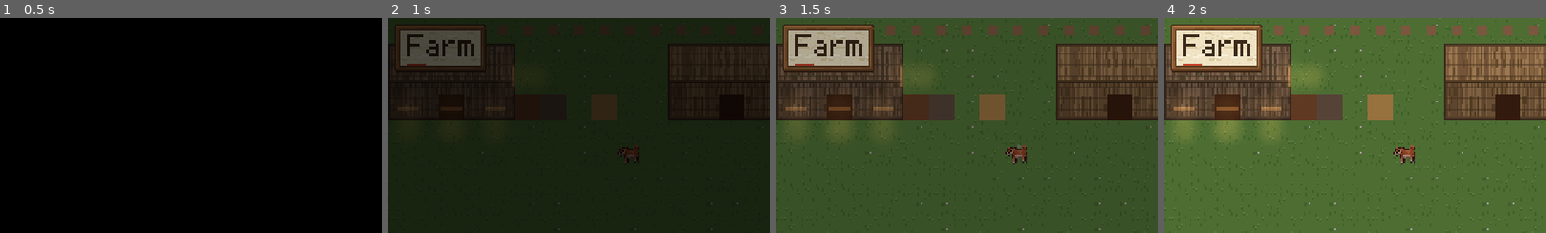
Above: before the commit, frames 1-4 (left to right).
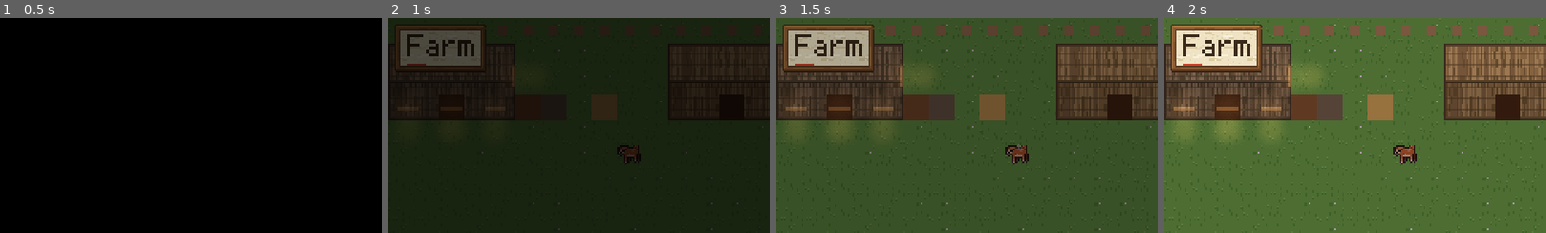
Above: after the commit, the same moments.

Repository: kitphon/son-of-harvest
Game: Godot game, scene res://scenes/main_2d.tscn
The game is run twice, just before and just after one commit, with the same random seed, the same clock (stepped at 60 frames per second) and the same inputs. This scene is started directly instead of the project's main scene.
Inputs (mouse positions are % of the whole screen's width and height, from its top left):
- Up to frame 1 (0.5 s): no input
- Up to frame 2 (1 s): tap Enter (ui_accept) at 0.5, 0.77 s; move the mouse to (72, 45) at 0.52 s; hold D (move_right) from 0.53 s (still down); hold F (eat) from 0.53 s (still down); click (72, 45) at 0.67 s; tap I (rucksack) at 0.8 s
- Up to frame 3 (1.5 s): tap Enter (ui_accept) at 1.07 s; release D (move_right) at 1.25 s; release F (eat) at 1.25 s; drag from (30, 55) to (45, 70) at 1.27 s
- Up to frame 4 (2 s): no input
The pictures show only the part of the screen within x 0-50%, y 0-50%; the shares and areas given below are measured in that part.

Frame 1 is identical in both runs. In frame 2, 0.1% of the frame differs, in the area x 60-67%, y 59-68%; in frame 3, 0.2%; in frame 4, 0.2%.

Commit message:
Animals' rim as thick and dark as the people's
The animals are drawn at twice the figures' pixel density, so their rim
was half as thick and lighter (rim_mix 0.4) than the people's. The rim
is now SCALE art pixels wide (one figure pixel) and pulled to the rim
colour by 0.6 like the figures'; the fine drawing inside is kept so the
faces stay clear. Shrinking the animals to the figures' pixels was tried
and dropped (the faces were lost). test_animals updated.

Agent: Claude Code (claude-opus-5-5)
Co-Authored-By: Claude Opus 5.5 <noreply@anthropic.com>

Diff:
--- a/data/animal_art.json
+++ b/data/animal_art.json
@@ -1,10 +1,10 @@
 {
-	"_note": "The farm animals' refined pixel art (AnimalArt; t …(519 unchanged characters)… stand in the figures' light; the rim is pulled less (0.4 against 0.6) because the animals' pixels are half the size and the pale hens and sheep should keep a soft grey edge, not a black one. `sick` dulls the body, head and leg co …(209 unchanged characters)…
+	"_note": "The farm animals' refined pixel art (AnimalArt; t …(519 unchanged characters)… stand in the figures' light; the rim is the figures' too: pulled as much (0.6) and SCALE art pixels wide, one figure pixel, so the animals' line weighs the same as the people's while the finer drawing inside keeps the faces clear. `sick` dulls the body, head and leg co …(209 unchanged characters)…
 	"tone": {"shade": 0.3, "lit": 0.22, "shade_tint": "24304a", "lit_tint": "fff0c8", "tint_mix": 0.14},
 	"skin_shade_tint": "8a3a30",
 	"deep": 0.55,
 	"rim": "1a1216",
-	"rim_mix": 0.4,
+	"rim_mix": 0.6,
 	"far_leg": 0.22,
 	"sick": {"grey": "8a8478", "mix": 0.28, "leg_mix": 0.2, "dark": 0.06},
 	"kinds": {
--- a/scripts/art/animal_art.gd
+++ b/scripts/art/animal_art.gd
@@ -18,7 +18,10 @@
 ## - The refined look of the figures (FigureArt), numbers and colours in data/animal_art.json:
 ##   every material in three tones (shade / base / lit, lit from the upper left), a part's edge
 ##   over another material in its deep tone, and a rim in the deep tone of the material it
-##   touches instead of a near-black outline. The sick pose keeps its dull colours.
+##   touches instead of a near-black outline. The sick pose keeps its dull colours. The rim is
+##   SCALE art pixels wide, one of the figures' pixels, and as dark as theirs, so the animals'
+##   line weighs the same as the people's beside them while the finer drawing inside keeps their
+##   faces clear.
 ## - A carrying cow or ewe: the kind with data/animals.json breeding.sprite_suffix
 ##   ("cow_carrying", "sheep_carrying", "sheep_shorn_carrying"; Animals.look) has a rounder, lower
 ##   belly and (the cow) a fuller udder, numbers in data/animal_art.json "carrying".
@@ -182,7 +185,7 @@
 	else:
 		img = _bird(kind, pose, frame, away)
 	_old = false
-	img = _rim(_tilt(img, away))   # the rim before the mirror, so the right facings mirror exactly
+	img = _rim(_tilt(img, away), SCALE)   # the rim before the mirror, so the right facings mirror exactly
 	if facing.ends_with("r"):
 		img.flip_x()
 	return img
@@ -320,7 +323,8 @@
 		_px(img, x, y, 1, 1, m.lit)
 
 
-## Tilts the figure (see SHEAR) and sets its lowest row on the canvas's second last row.
+## Tilts the figure (see SHEAR) and sets its lowest row SCALE rows above the canvas's last (the rim
+## goes under it).
 static func _tilt(img: Image, away: bool) -> Image:
 	var size := img.get_size()
 	var out := _blank(size.x, size.y)
@@ -336,7 +340,7 @@
 				low = maxi(low, y + sh)
 	if low == -999:
 		return img
-	var lift := low - (size.y - 2)
+	var lift := low - (size.y - 1 - SCALE)   # room under the feet for the rim
 	for x in size.x:
 		for y in size.y:
 			var c := img.get_pixel(x, y)
@@ -347,33 +351,39 @@
 	return out
 
 
-## The rim round the silhouette: the deep tone of the material it touches, pulled towards the
-## rim colour (data/animal_art.json), instead of one near-black outline. A feature colour (an
-## eye, a nostril) on the edge gives its own colour darkened.
-static func _rim(img: Image) -> Image:
+## The rim round the silhouette, `width` pixels wide (SCALE: one of the figures' pixels): the deep
+## tone of the material it touches, pulled towards the rim colour (data/animal_art.json, the
+## figures' numbers), instead of one near-black outline; each further ring takes the colour of the
+## rim pixel inside it. A feature colour (an eye, a nostril) on the edge gives its own colour
+## darkened.
+static func _rim(img: Image, width := 1) -> Image:
 	var a := art()
 	var rim := Color(str(a.rim))
 	var mix: float = a.rim_mix
-	var src := img.duplicate() as Image
 	var size := img.get_size()
-	for y in size.y:
-		for x in size.x:
-			if src.get_pixel(x, y).a > 0.0:
-				continue
-			# The pixel below first (under a foot, the foot), then the sides, then above.
-			for d in [Vector2i.UP, Vector2i.LEFT, Vector2i.RIGHT, Vector2i.DOWN]:
-				var q: Vector2i = Vector2i(x, y) - d
-				if q.x < 0 or q.y < 0 or q.x >= size.x or q.y >= size.y:
+	var inside := img.duplicate() as Image   # the figure before any rim
+	for ring in width:
+		var src := img.duplicate() as Image
+		for y in size.y:
+			for x in size.x:
+				if src.get_pixel(x, y).a > 0.0:
 					continue
-				var n := src.get_pixelv(q)
-				if n.a == 0.0:
-					continue
-				var r: Array = _reg.get(FigureArt._key(n), [])
-				var deep: Color = r[1] if not r.is_empty() else n.darkened(float(a.deep))
-				var c := deep.lerp(rim, mix)
-				c.a = 1.0
-				img.set_pixel(x, y, c)
-				break
+				# The pixel below first (under a foot, the foot), then the sides, then above.
+				for d in [Vector2i.UP, Vector2i.LEFT, Vector2i.RIGHT, Vector2i.DOWN]:
+					var q: Vector2i = Vector2i(x, y) - d
+					if q.x < 0 or q.y < 0 or q.x >= size.x or q.y >= size.y:
+						continue
+					var n := src.get_pixelv(q)
+					if n.a == 0.0:
+						continue
+					var c := n
+					if ring == 0 or inside.get_pixelv(q).a > 0.0:
+						var r: Array = _reg.get(FigureArt._key(n), [])
+						var deep: Color = r[1] if not r.is_empty() else n.darkened(float(a.deep))
+						c = deep.lerp(rim, mix)
+					c.a = 1.0
+					img.set_pixel(x, y, c)
+					break
 	return img
 
 
--- a/tests/test_animals.gd
+++ b/tests/test_animals.gd
@@ -1571,7 +1571,7 @@
 				for x in pi.get_width():
 					if ci.get_pixel(x, y).a > 0.5 and pi.get_pixel(x, y).a <= 0.5:
 						added += 1
-			check(added >= 24, "%s %s: the belly adds %d pixels (24 or more to read)" % [ck, facing, added])
+			check(added >= 16, "%s %s: the belly adds %d pixels (16 or more to read; the plain one's two-pixel rim already fills the edge of that spot)" % [ck, facing, added])
 	# Both views take the sprite kind from Animals.look: carrying, then back after the birth.
 	var a := _herd(["cow", "sheep"])
 	for x in a.list:
@@ -1634,6 +1634,20 @@
 
 func _animal_art() -> void:
 	check(AnimalArt.SCALE >= 2, "animal sprites are denser than the farmer's (the layer sets pixel_size = PX / SCALE)")
+	check(is_equal_approx(float(AnimalArt.art().rim_mix), float(FigureArt.villager_art().rim_mix)) and AnimalArt.art().rim == FigureArt.villager_art().rim,
+		"the animals' rim is the people's colour, pulled as much")
+	var hen := PlaceholderArt.tex("animal:chicken:idle:0:dl").get_image()
+	var used := hen.get_used_rect()
+	var thick := 0
+	for x in range(used.position.x, used.end.x):   # down each column from the top: rim, rim, then the hen
+		var top := -1
+		for y in hen.get_height():
+			if hen.get_pixel(x, y).a > 0.0:
+				top = y
+				break
+		if top >= 0 and top + 1 < hen.get_height() and hen.get_pixel(x, top + 1).a > 0.0 and hen.get_pixel(x, top).is_equal_approx(hen.get_pixel(x, top + 1)):
+			thick += 1
+	check(thick * 2 > used.size.x, "the rim is SCALE (2) art pixels wide, one of the figures' pixels, on most of the top edge (%d of %d columns)" % [thick, used.size.x])
 	var poses := ["idle", "peck", "walk", "sick"]
 	for kind in AnimalArt.KINDS:
 		var size: Vector2i = AnimalArt.size_of(kind)
@@ -1716,7 +1730,7 @@
 							if c.v < 0.12:
 								dark += 1
 							light = maxf(light, c.v)
-						check(light > 0.22, key + ": the pale coat's rim is a soft grey, lighter than the old outline (%.2f)" % light)
+						check(light > 0.15, key + ": the pale coat's rim is a grey, lighter than the old outline (%.2f)" % light)
 						if kind in ["chicken", "chick"]:
 							check(dark == 0, key + ": a hen or chick has no near-black rim (%d dark rim colours)" % dark)
 	# Part lines in a material's deep tone: the hen's wing, the wool over the sheep's legs and face.
Not shown, changed: ROADMAP.md
Not shown, changed: WORKLOG.md
Not shown, changed: docs/ART_DIRECTION.md
